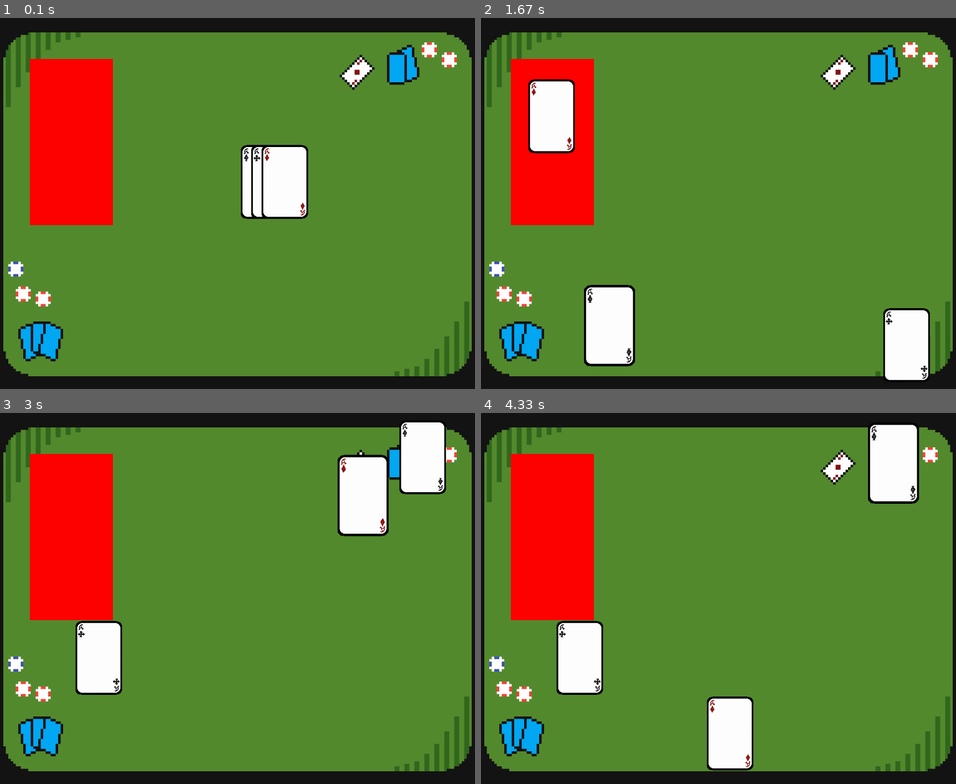
Above: before the commit, frames 1-4 (two rows, left to right).
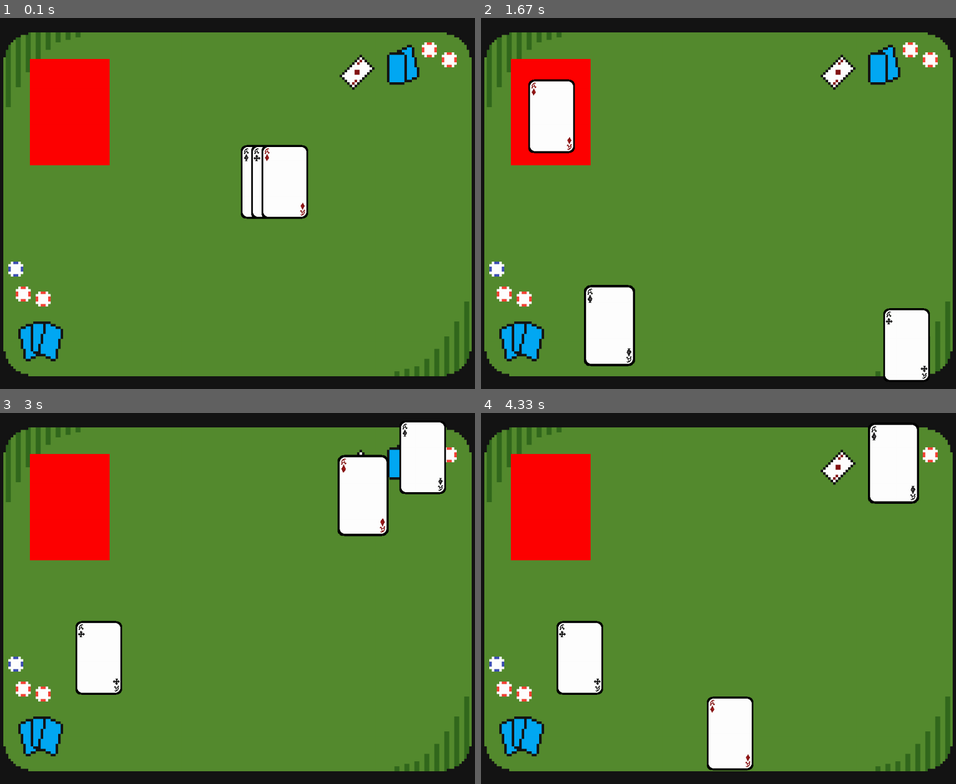
Above: after the commit, the same moments.

Repository: etooley77/pygame-card-game-engine
Game: pygame game, started from main.py
Two runs of this game, one before a commit and one after it. Both use one fixed random seed, a clock stepped at 60 frames per second and the inputs below.
Inputs (mouse positions are in pixels of both pictures, inside the frame that each line leads up to):
- Up to frame 1 (0.1 s): no input
- Up to frame 2 (1.67 s): press the mouse at (766, 181) at 0.37 s; move the mouse to (666, 166) at 0.47 s; release the mouse at (561, 147) at 0.6 s; press the mouse at (561, 147) at 0.7 s; move the mouse to (557, 133) at 0.8 s; release the mouse at (552, 114) at 0.93 s; press the mouse at (756, 181) at 1.03 s; move the mouse to (832, 262) at 1.13 s; release the mouse at (908, 344) at 1.27 s; press the mouse at (747, 181) at 1.37 s; move the mouse to (675, 251) at 1.47 s; release the mouse at (609, 325) at 1.6 s
- Up to frame 3 (3 s): press the mouse at (427, 739) at 1.7 s; move the mouse to (261, 698) at 1.8 s; release the mouse at (99, 657) at 1.93 s; press the mouse at (128, 720) at 2.03 s; move the mouse to (275, 587) at 2.13 s; release the mouse at (422, 457) at 2.27 s; press the mouse at (71, 509) at 2.37 s; move the mouse to (142, 487) at 2.47 s; release the mouse at (213, 461) at 2.6 s; press the mouse at (213, 461) at 2.7 s; move the mouse to (289, 476) at 2.8 s; release the mouse at (361, 494) at 2.93 s
- Up to frame 4 (4.33 s): press the mouse at (903, 457) at 3.03 s; move the mouse to (832, 516) at 3.13 s; release the mouse at (756, 576) at 3.27 s; press the mouse at (756, 576) at 3.37 s; move the mouse to (666, 583) at 3.47 s; release the mouse at (576, 594) at 3.6 s; press the mouse at (842, 494) at 3.7 s; move the mouse to (785, 613) at 3.8 s; release the mouse at (728, 732) at 3.93 s; press the mouse at (576, 594) at 4.03 s; move the mouse to (732, 528) at 4.13 s; release the mouse at (894, 461) at 4.27 s

The runs differ from the first frame. In frame 1, 3.0% of the frame differs, in the area x 6-24%, y 11-56%; in frame 2, 3.0%; in frame 3, 3.0%; in frame 4, 3.0%.

Commit message:
add default SnapZone size and implement in test

Diff:
--- a/engine/cards/obj/snap_zone.py
+++ b/engine/cards/obj/snap_zone.py
@@ -2,8 +2,13 @@
 from pygame import draw
 
 class SnapZone(Rect):
+    DEFAULT_SIZE = (192, 256)
+
     def __init__(self, pos, size):
-        super().__init__(pos, size)
+        if size is not None:
+            super().__init__(pos, size)
+        else:
+            super().__init__(pos, SnapZone.DEFAULT_SIZE)
 
     def get_pos(self):
         return self.topleft
--- a/game/states/sandbox_state.py
+++ b/game/states/sandbox_state.py
@@ -52,4 +52,4 @@
 		aod = Card(self.game_context["asset_manager"].get("ace_of_diamonds"), (650, 300))
 		self.cards.append(aod)
 
-		self.snap_zone = SnapZone((100, 100), (200, 400))
+		self.snap_zone = SnapZone((100, 100), None)
